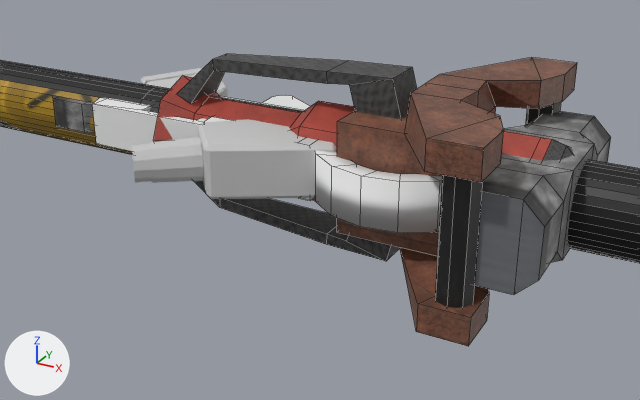
The Blender file Assets/homestead/models/tools.blend, before and after one commit.
Rendered twice from a camera (50 mm lens) standing at (0.744, -1.136, 0.485) and looking at (0.11, 0.018, -0.092). Every picture has the same lights, and +X, +Y and +Z are marked at lower left. Mesh edges are drawn as thin lines on the coarser meshes.

Objects in the first picture: 'clamp', 'hammer', 'hammer2', 'jackhammer', 'pistolgrip'.
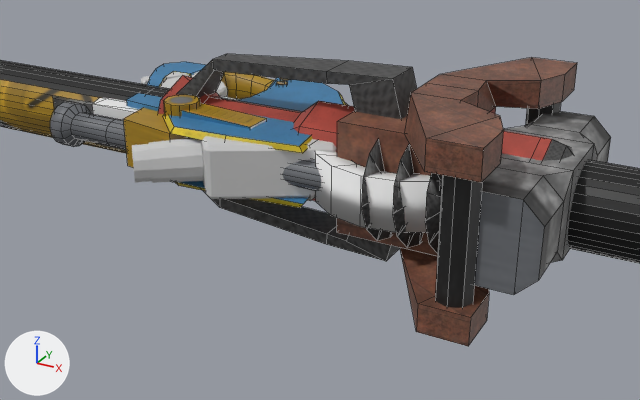
Commit message: Geology Sample Gun tool mesh + skin

Where the newer file only moved an object's origin or applied its transform, the numbers keep the older frame.

Edits to the scene script, one JSON object a line:
```json
{"op": "add", "block": "me_scifigun_2_cube_005", "code": ["me_scifigun_2_cube_005 = bpy.data.meshes.new('scifigun_2_Cube.005')", "me_scifigun_2_cube_005.from_pydata(...)  # 770 vertices, 533 faces, 1 loose edge; spans x -0.322..0.494, y -0.162..0.258, z -0.072..0.073", "me_scifigun_2_cube_005.materials.append(mat_gas_diffuse_jpg)  # picture img_gas_diffuse_jpg"]}
{"op": "add", "block": "ob_sample_gun", "code": ["ob_sample_gun = bpy.data.objects.new('sample_gun', me_scifigun_2_cube_005)", "ob_sample_gun.location = (0.0, 0.0, 0.0)"]}
```

Location of each change, (x1, y1, x2, y2) in pixels of the pictures (640 x 400 px):
```json
{"object": "sample_gun", "change": "added", "after": [50, 62, 442, 254]}
```
